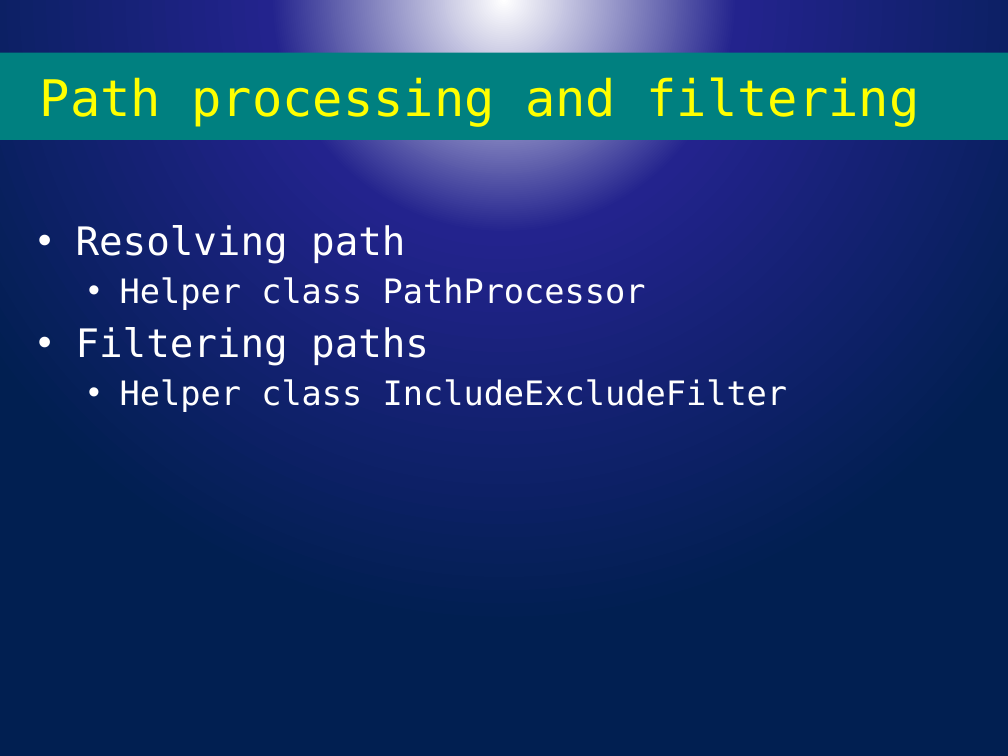
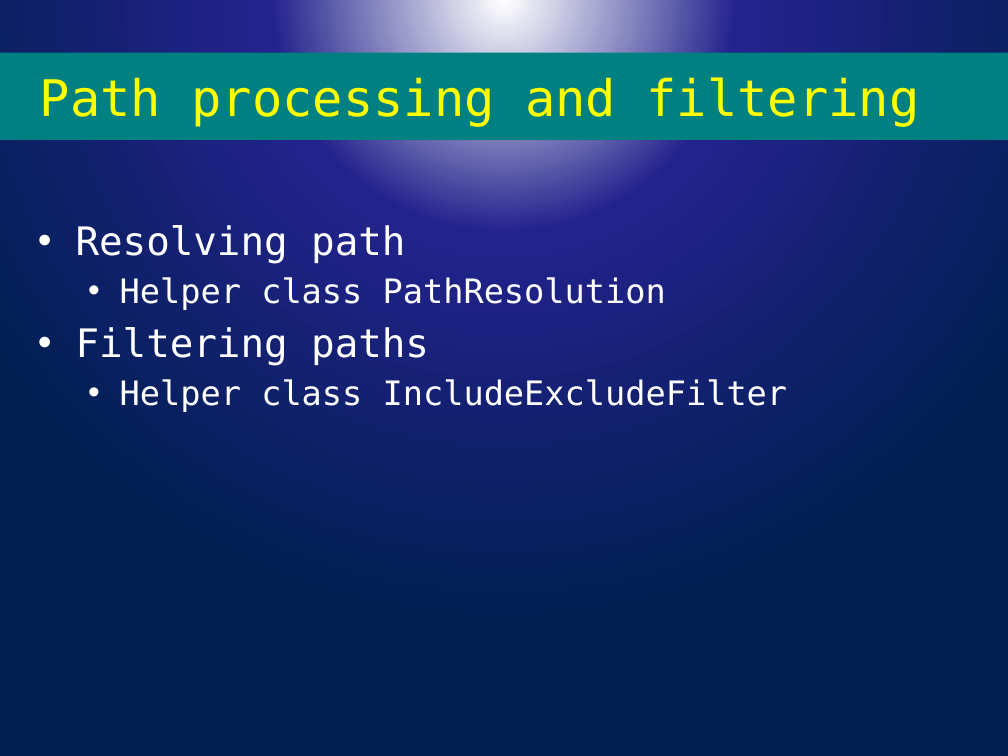
Before and after one commit to powercode/PSConfEU, a slide deck: slide 12 of PSCONFEU_Modules2017.pptx (slide 10 before the commit). Drawn at 1008x756 pixels with LibreOffice and Linux fonts; fonts in the diff are those of the drawing; background and template pictures are left out. Boxes give left, top, right and bottom in pixels: in the first picture for what was removed or moved away, otherwise in the second. Text is boxed around its words. In the diff, an @@ line names an element or a change of style, - is before the commit and + after.

```diff
--- a/PSCONFEU_Modules2017.pptx
+++ b/PSCONFEU_Modules2017.pptx
@@ text at [120, 277, 666, 310]: text changed @@
-  • Helper class PathProcessor
+  • Helper class PathResolution
```
Also in this commit, not shown: 2 other slides changed, 5 slides added, 2 slides removed, 2 other files.
